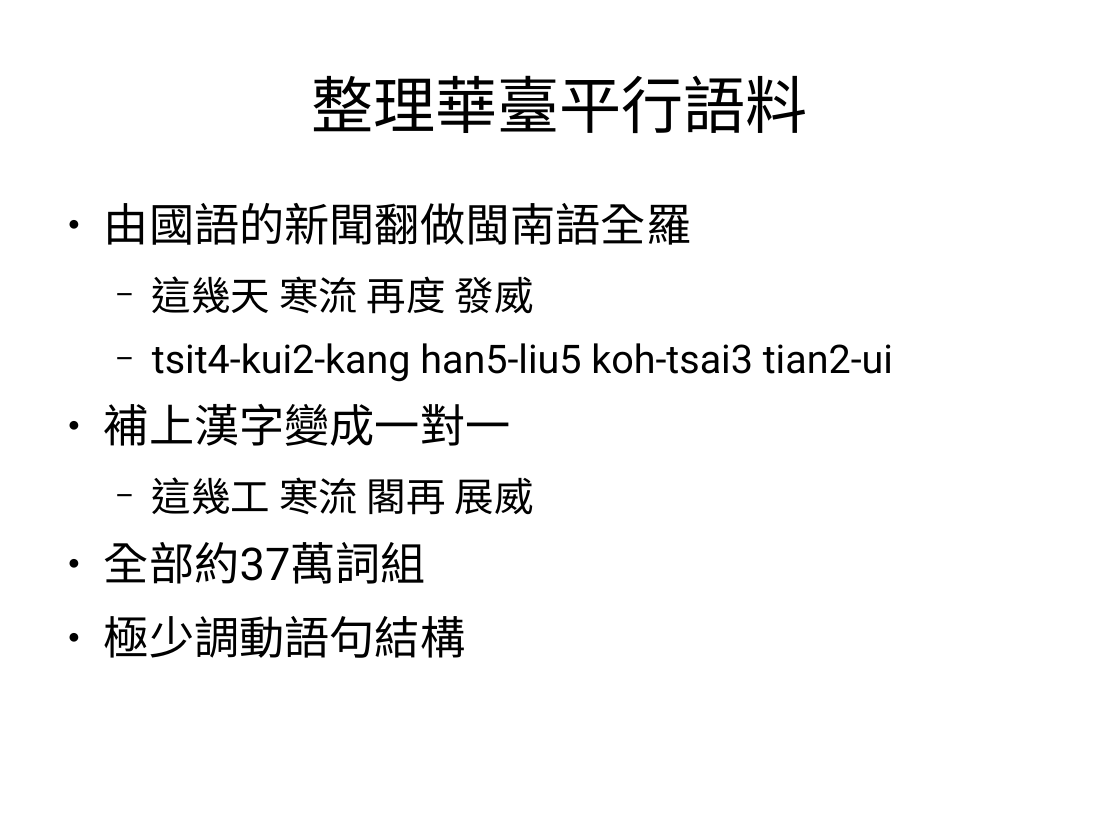
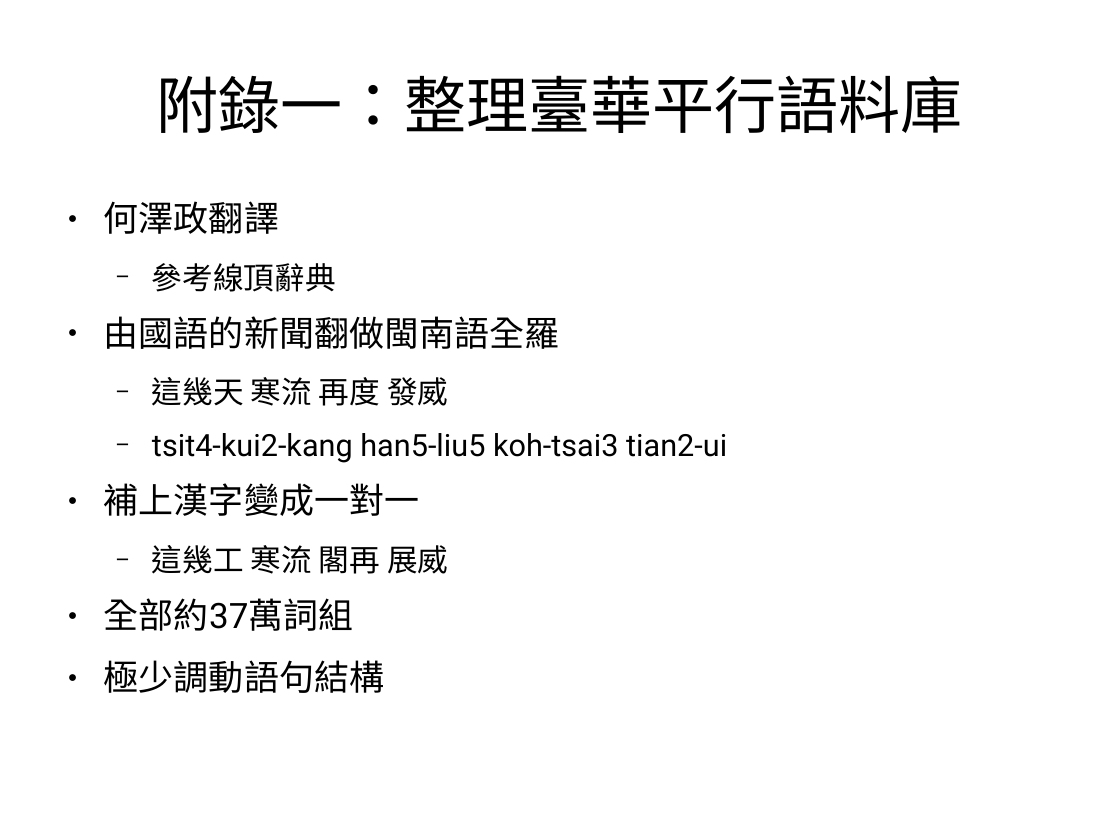
Before and after one commit to sih4sing5hong5/po3-ko3_tau5-iann2-phinn3, a slide deck: slide 13 of 翻譯報告.odp (slide 21 before the commit). Drawn at 1120x840 pixels with LibreOffice and Linux fonts; fonts in the diff are those of the drawing. Boxes give left, top, right and bottom in pixels: in the first picture for what was removed or moved away, otherwise in the second. Text is boxed around its words. In the diff, an @@ line names an element or a change of style, - is before the commit and + after.

```diff
--- a/翻譯報告.odp
+++ b/翻譯報告.odp
@@ title at (156,75,963,133): text changed @@
-整理華臺平行語料
+附錄一：整理臺華平行語料庫
@@ text at (104,201,336,292): paragraphs added @@
+● 何澤政翻譯
+  − 參考線頂辭典
@@ text at (104,316,727,693): size 32 to 24.8 pt in "由國語的新聞翻做閩南語全羅", "補上漢字變成一對一", "全部約37萬詞組", "極少調動語句結構"; size 28 to 21.7 pt in "這幾天 寒流 再度 發威", "tsit4-kui2-kang han5-liu5 koh-tsai3 tian2-ui", "這幾工 寒流 閣再 展威" @@
```
Also in this commit, not shown: 2 slides added, 3 slides removed.
